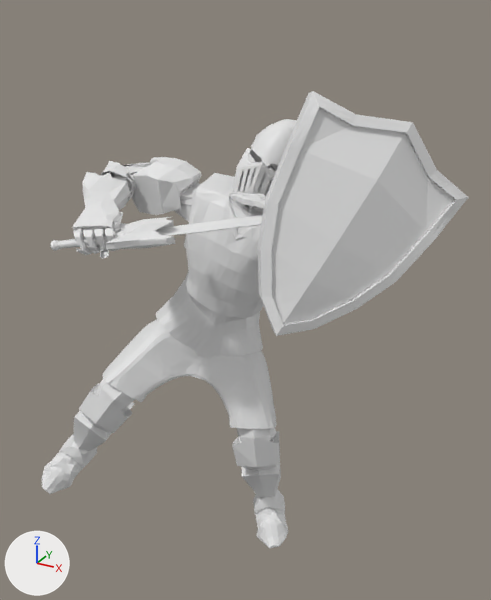
Renders of the OBJ model OpenGL_Framework/OpenGL_Framework/Assets/Models/KnightAnimations/UpSpecialPoses/UpSpecial7.obj from each side of a commit.
Before and after are seen from a camera (50 mm lens) standing at (3.49, -4.56, 4.88) and looking at (0.88, 0.2, 2.5). Lighting does not change. The marker at lower left points along +X, +Y and +Z. Where no turn or scale is listed for an object, it has been applied to the vertices.

In view in the first picture: 'UpSpecial7'.
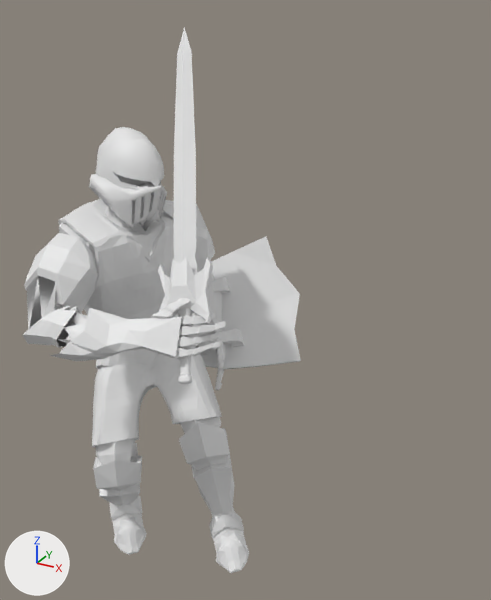
Pixel boxes [x1, y1, x2, y2] of what changed, in the pictures (491 x 600 px; the box of a moved part takes in the faces that stretch with it):
'UpSpecial7', reshaped (35% narrower, 19% taller): before [41, 91, 468, 548]; after [23, 28, 301, 573]
part 1 of me_upspecial7, moved or reshaped: before [50, 215, 262, 251]; after [158, 28, 213, 384]
part 2 of me_upspecial7, moved or reshaped: before [258, 91, 468, 336]; after [192, 237, 301, 369]
part 3 of me_upspecial7, moved or reshaped: before [247, 123, 293, 173]; after [96, 139, 165, 189]
part 4 of me_upspecial7, moved or reshaped: before [41, 119, 297, 548]; after [23, 127, 249, 573]

The change, as a list of edits to the scene's bpy script:
```text
Change me_upspecial7:
    used by ob_upspecial7; location = (0.0, 0.0, 0.0)
    remove me_upspecial7.from_pydata(...)  # 4917 vertices, 9649 faces; spans x -1.01..2.62, y -1.03..0.85, z 0.0..4.34
    add me_upspecial7.from_pydata(...)  # 4917 vertices, 9649 faces; spans x -0.62..1.22, y -1.35..1.48, z -0.05..4.68
    me_upspecial7 part 1: the loose piece of 498 vertices spanning x -0.15..2.28, y -1.03..0.71, z 3.16..3.46 is multiplied about its middle by the matrix ((0.288, -0.957, 0.015), (0.611, 0.172, -0.773), (0.737, 0.232, 0.635)), then moved by (-0.47, -0.07, 0.18)
    me_upspecial7 part 2: the loose piece of 550 vertices spanning x 1.39..2.62, y -0.78..0.35, z 2.74..4.34 is multiplied about its middle by the matrix ((-0.28, 0.461, 0.842), (0.88, -0.228, 0.417), (0.384, 0.858, -0.341)), then moved by (-1.7, 1.21, -1.53)
    me_upspecial7 part 3: the loose piece of 106 vertices spanning x 0.74..1.28, y 0.13..0.71, z 3.5..3.98 is multiplied about its middle by the matrix ((0.485, -0.863, 0.143), (0.844, 0.419, -0.335), (0.229, 0.283, 0.931)), then moved by (-0.96, -0.61, -0.11)
    me_upspecial7 part 4: 3763 of 4917 vertices moved; they spanned x -1.01..2.27, y -0.99..0.85, z 0.0..4.0 and now span x -0.62..1.22, y -1.35..1.05, z -0.05..3.94; mean shift (-0.38, -0.19, -0.52); largest move (2.2, -0.19, 3.13) -> (-0.09, 1.01, 2.21)
```
